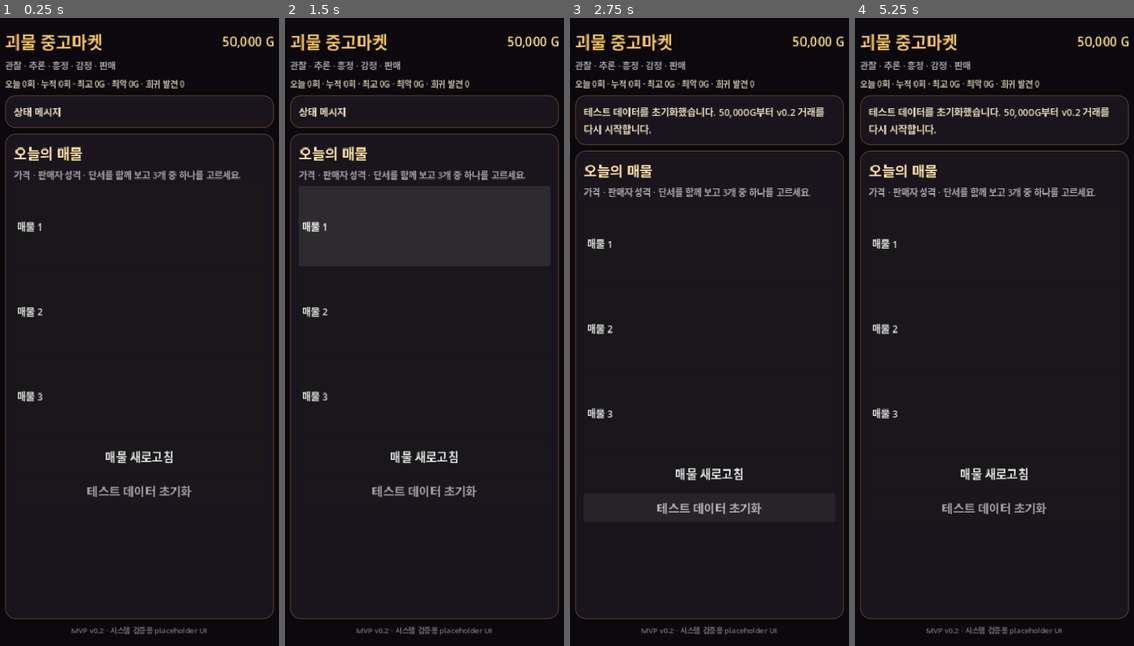
Above: before the commit, frames 1-4 (left to right).
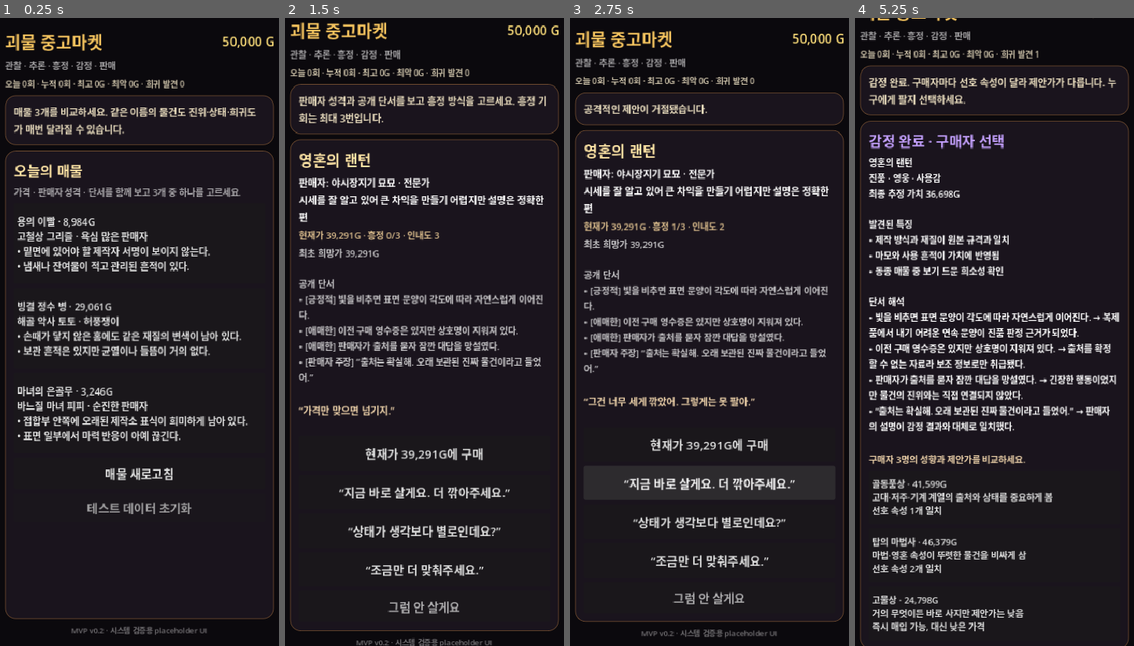
Above: after the commit, the same moments.

Repository: Queenrain9/monster-used-market
Game: Godot game, scene res://scenes/main.tscn
The game is run twice, just before and just after one commit, with the same random seed, the same clock (stepped at 60 frames per second) and the same inputs.
Inputs (mouse positions are in pixels of both pictures, inside the frame that each line leads up to):
- Up to frame 1 (0.25 s): no input
- Up to frame 2 (1.5 s): click "매물 새로고침" at 0.5 s; click "매물 1" (after the commit: "영혼의 랜턴 · 39,291G 야시장지기 묘묘 · 전…") at 1.25 s
- Up to frame 3 (2.75 s): click (709, 489) at 2 s, where only the run after the commit has a clickable "'지금 바로 살게요. 더 깎아주세요.'"
- Up to frame 4 (5.25 s): click (994, 520) at 2.75 s, where only the run after the commit has a clickable "'상태가 생각보다 별로인데요?'"; click (994, 558) at 3.5 s, where only the run after the commit has a clickable "'조금만 더 맞춰주세요.'"; click (994, 445) at 4.25 s, where only the run after the commit has a clickable "현재가 36,967G에 구매"; click (994, 532) at 5 s, where only the run after the commit has a clickable "감정서 열기"

The runs differ from the first frame. In frame 1, 12% of the frame differs, in the area x 1-99%, y 14-79%; in frame 2, 15%; in frame 3, 14%; in frame 4, 20%, in the area x 1-99%, y 0-100%.
Error before the commit: Parse Error: Cannot infer the type of "chance" variable because the value doesn't have a set type. (res://scripts/game_logic.gd:142)

Commit message:
fix: use dynamic assignments in scripts/game_logic.gd

Diff:
--- a/scripts/game_logic.gd
+++ b/scripts/game_logic.gd
@@ -2,7 +2,7 @@
 
 const Content = preload("res://data/content.gd")
 
-var rng := RandomNumberGenerator.new()
+var rng = RandomNumberGenerator.new()
 
 
 func _init(seed_value: int = -1) -> void:
@@ -23,8 +23,8 @@
 
 
 func validate_content() -> Array:
-	var errors := []
-	var summary := content_summary()
+	var errors = []
+	var summary = content_summary()
 	if int(summary["items"]) < 12:
 		errors.append("아이템이 12종보다 적습니다.")
 	if int(summary["seller_types"]) < 5:
@@ -39,10 +39,10 @@
 
 
 func generate_market(count: int = 3) -> Array:
-	var pool := Content.ITEMS.duplicate(true)
-	var result := []
+	var pool = Content.ITEMS.duplicate(true)
+	var result = []
 	while result.size() < count and not pool.is_empty():
-		var index := rng.randi_range(0, pool.size() - 1)
+		var index = rng.randi_range(0, pool.size() - 1)
 		var item: Dictionary = pool[index]
 		pool.remove_at(index)
 		result.append(generate_listing(item))
@@ -50,13 +50,13 @@
 
 
 func generate_listing(item: Dictionary) -> Dictionary:
-	var state := _weighted_choice(item["state_weights"])
-	var condition := _choose_condition(state)
-	var rarity := _weighted_choice(item["rarity_weights"])
-	var rarity_mult := float(Content.RARITY_MULTIPLIERS.get(rarity, 1.0))
-	var state_mult := float(Content.STATE_MULTIPLIERS.get(state, 1.0))
-	var condition_mult := float(Content.CONDITION_MULTIPLIERS.get(condition, 1.0))
-	var actual_value := max(500, int(round(
+	var state = _weighted_choice(item["state_weights"])
+	var condition = _choose_condition(state)
+	var rarity = _weighted_choice(item["rarity_weights"])
+	var rarity_mult = float(Content.RARITY_MULTIPLIERS.get(rarity, 1.0))
+	var state_mult = float(Content.STATE_MULTIPLIERS.get(state, 1.0))
+	var condition_mult = float(Content.CONDITION_MULTIPLIERS.get(condition, 1.0))
+	var actual_value = max(500, int(round(
 		float(item["base_value"]) * rarity_mult * state_mult * condition_mult * rng.randf_range(0.93, 1.07)
 	)))
 
@@ -64,9 +64,9 @@
 	var personality: Dictionary = Content.SELLER_TYPES[seller["type"]].duplicate(true)
 	seller["personality"] = personality
 
-	var archetype := _choose_archetype()
-	var asking := _calculate_asking(actual_value, archetype, seller)
-	var clue_pack := _generate_clues(state, condition, seller)
+	var archetype = _choose_archetype()
+	var asking = _calculate_asking(actual_value, archetype, seller)
+	var clue_pack = _generate_clues(state, condition, seller)
 
 	return {
 		"listing_id": "%s_%d_%d" % [item["id"], int(Time.get_unix_time_from_system()), rng.randi_range(1000, 9999)],
@@ -100,7 +100,7 @@
 
 
 func negotiate(listing: Dictionary, state: Dictionary, action: String) -> Dictionary:
-	var updated := state.duplicate(true)
+	var updated = state.duplicate(true)
 	if bool(updated.get("closed", false)):
 		return {
 			"state": updated,
@@ -110,19 +110,19 @@
 		}
 
 	var personality: Dictionary = listing["seller"]["personality"]
-	var current_price := int(updated["current_price"])
-	var floor_price := int(round(float(listing["asking"]) * float(personality["floor_ratio"])))
-	var receptiveness := float(personality["discount_receptiveness"])
-	var mood := int(updated["mood"])
-	var accepted_price := 0
-	var speech := ""
-	var status := ""
-	var patience_cost := 0
+	var current_price = int(updated["current_price"])
+	var floor_price = int(round(float(listing["asking"]) * float(personality["floor_ratio"])))
+	var receptiveness = float(personality["discount_receptiveness"])
+	var mood = int(updated["mood"])
+	var accepted_price = 0
+	var speech = ""
+	var status = ""
+	var patience_cost = 0
 	updated["rounds"] = int(updated["rounds"]) + 1
 
 	if action == "quick":
-		var target := max(floor_price, int(round(float(current_price) * 0.86)))
-		var chance := 0.34 + receptiveness * 0.50 + float(mood) * 0.04
+		var target = max(floor_price, int(round(float(current_price) * 0.86)))
+		var chance = 0.34 + receptiveness * 0.50 + float(mood) * 0.04
 		if target <= floor_price:
 			chance -= 0.10
 		if rng.randf() <= clamp(chance, 0.08, 0.94):
@@ -138,11 +138,11 @@
 			status = "공격적인 제안이 거절됐습니다."
 
 	elif action == "condition":
-		var evidence := _count_negative_clues(listing)
-		var chance := 0.30 + receptiveness * 0.34 + min(evidence, 2) * 0.18 + float(mood) * 0.03
-		var reduction := 0.045 + min(evidence, 2) * 0.035
+		var evidence = _count_negative_clues(listing)
+		var chance = 0.30 + receptiveness * 0.34 + min(evidence, 2) * 0.18 + float(mood) * 0.03
+		var reduction = 0.045 + min(evidence, 2) * 0.035
 		if rng.randf() <= clamp(chance, 0.08, 0.92):
-			var new_price := max(floor_price, int(round(float(current_price) * (1.0 - reduction))))
+			var new_price = max(floor_price, int(round(float(current_price) * (1.0 - reduction))))
 			updated["current_price"] = new_price
 			updated["mood"] = mood + 1
 			speech = "“그 부분을 봤군… 그럼 %sG까지는 낮추지.”" % _money(new_price)
@@ -154,10 +154,10 @@
 			status = "단서 지적이 설득력을 얻지 못했습니다."
 
 	elif action == "soft":
-		var chance := 0.50 + receptiveness * 0.42 + float(mood) * 0.04
+		var chance = 0.50 + receptiveness * 0.42 + float(mood) * 0.04
 		if rng.randf() <= clamp(chance, 0.10, 0.95):
-			var reduction := rng.randf_range(0.04, 0.075)
-			var new_price := max(floor_price, int(round(float(current_price) * (1.0 - reduction))))
+			var reduction = rng.randf_range(0.04, 0.075)
+			var new_price = max(floor_price, int(round(float(current_price) * (1.0 - reduction))))
 			updated["current_price"] = new_price
 			updated["mood"] = mood + 1
 			speech = "“조금만이다. %sG이면 어때?”" % _money(new_price)
@@ -186,7 +186,7 @@
 
 
 func appraise(listing: Dictionary) -> Dictionary:
-	var features := []
+	var features = []
 	if listing["state"] == "진품":
 		features.append("제작 방식과 재질이 원본 규격과 일치")
 	elif listing["state"] == "모조품":
@@ -210,7 +210,7 @@
 	else:
 		features.append("희소성 프리미엄은 크지 않음")
 
-	var feedback := []
+	var feedback = []
 	for clue in listing["public_clues"]:
 		if bool(clue.get("aligned", true)):
 			feedback.append("%s → %s" % [clue["text"], clue["reveal"]])
@@ -228,25 +228,25 @@
 
 
 func make_buyer_offers(listing: Dictionary) -> Array:
-	var specialists := []
-	var scrap := {}
+	var specialists = []
+	var scrap = {}
 	for buyer in Content.BUYERS:
 		if buyer["id"] == "scrap":
 			scrap = buyer
 		else:
 			specialists.append(buyer)
 
-	var chosen := []
+	var chosen = []
 	while chosen.size() < 2 and not specialists.is_empty():
-		var idx := rng.randi_range(0, specialists.size() - 1)
+		var idx = rng.randi_range(0, specialists.size() - 1)
 		chosen.append(specialists[idx])
 		specialists.remove_at(idx)
 	chosen.append(scrap)
 
-	var offers := []
+	var offers = []
 	for buyer in chosen:
-		var multiplier := float(buyer["base_multiplier"])
-		var matches := 0
+		var multiplier = float(buyer["base_multiplier"])
+		var matches = 0
 		for tag in listing["tags"]:
 			if buyer["preferred_tags"].has(tag):
 				matches += 1
@@ -274,8 +274,8 @@
 			multiplier *= 0.90
 
 		multiplier *= rng.randf_range(0.96, 1.05)
-		var price := max(1, int(round(float(listing["actual_value"]) * multiplier)))
-		var reason := "기본 시세 기준"
+		var price = max(1, int(round(float(listing["actual_value"]) * multiplier)))
+		var reason = "기본 시세 기준"
 		if matches > 0:
 			reason = "선호 속성 %d개 일치" % matches
 		elif buyer["id"] == "scrap":
@@ -303,9 +303,9 @@
 
 func _calculate_asking(actual_value: int, archetype: String, seller: Dictionary) -> int:
 	var band: Dictionary = Content.ARCHETYPES[archetype]
-	var ratio := rng.randf_range(float(band["min"]), float(band["max"]))
+	var ratio = rng.randf_range(float(band["min"]), float(band["max"]))
 	var personality: Dictionary = seller["personality"]
-	var type_id := str(seller["type"])
+	var type_id = str(seller["type"])
 
 	if type_id == "urgent":
 		ratio -= 0.10
@@ -316,7 +316,7 @@
 	elif type_id == "naive":
 		ratio += rng.randf_range(-0.20, 0.20)
 
-	var knowledge := float(personality["knowledge"])
+	var knowledge = float(personality["knowledge"])
 	if type_id == "expert":
 		ratio = lerp(ratio, 1.02, 0.64 * knowledge)
 	elif knowledge > 0.70:
@@ -326,17 +326,17 @@
 
 
 func _generate_clues(state: String, condition: String, seller: Dictionary) -> Dictionary:
-	var public := []
-	var hidden := []
-
-	var truth_signal := "genuine"
+	var public = []
+	var hidden = []
+
+	var truth_signal = "genuine"
 	if state == "모조품":
 		truth_signal = "imitation"
 	elif state == "결함품":
 		truth_signal = "defect"
 
-	var first_signal := truth_signal
-	var first_aligned := true
+	var first_signal = truth_signal
+	var first_aligned = true
 	if rng.randf() < 0.18:
 		first_aligned = false
 		if truth_signal == "genuine":
@@ -345,7 +345,7 @@
 			first_signal = "genuine"
 	public.append(_pick_clue(first_signal, first_aligned))
 
-	var condition_signal := "neutral"
+	var condition_signal = "neutral"
 	if condition in ["최상", "양호"]:
 		condition_signal = "quality"
 	elif condition == "손상":
@@ -367,10 +367,10 @@
 
 func _make_seller_claim(state: String, seller: Dictionary) -> Dictionary:
 	var personality: Dictionary = seller["personality"]
-	var honest := rng.randf() <= float(personality["claim_honesty"])
-	var text := ""
-	var reveal := ""
-	var aligned := honest
+	var honest = rng.randf() <= float(personality["claim_honesty"])
+	var text = ""
+	var reveal = ""
+	var aligned = honest
 
 	if honest:
 		if state == "진품":
@@ -401,7 +401,7 @@
 
 
 func _pick_clue(clue_signal: String, aligned: bool) -> Dictionary:
-	var candidates := []
+	var candidates = []
 	for clue in Content.CLUES:
 		if clue["signal"] == clue_signal:
 			candidates.append(clue)
@@ -416,7 +416,7 @@
 
 
 func _count_negative_clues(listing: Dictionary) -> int:
-	var count := 0
+	var count = 0
 	for clue in listing["public_clues"]:
 		if clue["kind"] == "부정적":
 			count += 1
@@ -424,11 +424,11 @@
 
 
 func _weighted_choice(weights: Dictionary) -> String:
-	var total := 0.0
+	var total = 0.0
 	for value in weights.values():
 		total += float(value)
-	var roll := rng.randf() * total
-	var cursor := 0.0
+	var roll = rng.randf() * total
+	var cursor = 0.0
 	for key in weights.keys():
 		cursor += float(weights[key])
 		if roll <= cursor:
@@ -437,8 +437,8 @@
 
 
 func _money(value: int) -> String:
-	var source := str(abs(value))
-	var result := ""
+	var source = str(abs(value))
+	var result = ""
 	while source.length() > 3:
 		result = "," + source.substr(source.length() - 3, 3) + result
 		source = source.substr(0, source.length() - 3)
